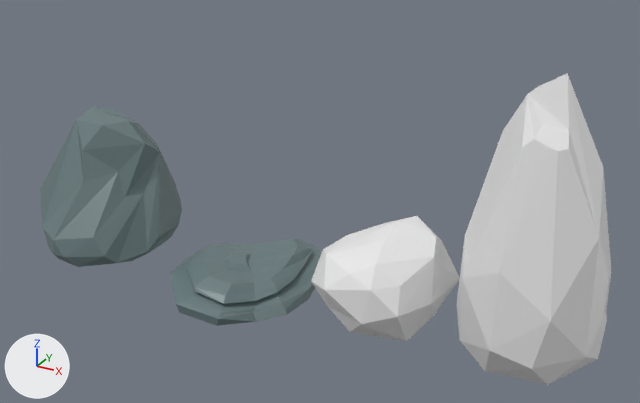
The Blender file assets/Stones.blend as it was, and as the next commit left it.
Both versions are drawn from a 50 mm lens placed at (9.66, -10.23, 6.76), pointed at (3.96, 0.14, 1.57). The lights are fixed; the arrows at lower left show +X, +Y and +Z.

The first picture shows 'Stone', 'Stone.001', 'Stone.002', 'Stone.003'.
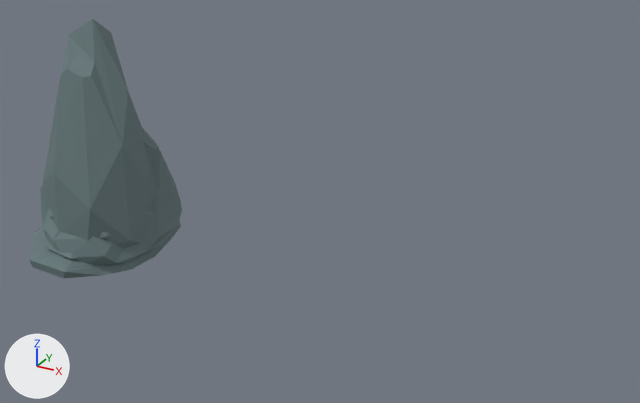
Boxes [x1, y1, x2, y2] around the edits, measured in the pictures (640 x 403 px):
'Stone.003', recoloured, moved
    before: [457, 73, 611, 385]
    after: [43, 19, 155, 248]
'Stone.002', recoloured, moved
    before: [311, 216, 460, 341]
    after: [49, 206, 176, 241]
'Stone.001', moved
    before: [170, 239, 321, 326]
    after: [29, 222, 182, 278]
'Stone', unchanged, covered by the edit
    before: [40, 107, 182, 267]
    after: [40, 128, 182, 265]

The change, as a list of edits to the scene's bpy script:
```text
Change me_icosphere_003:
    where me_icosphere_003.from_pydata(...)  # 43 vertices, 82 faces; spans x -0.85..0.97, y -0.9..0.97, z 0.0..1.52
    add me_icosphere_003.materials.append(mat_stone)  # cyan #697c7d
Change me_icosphere_004:
    where me_icosphere_004.from_pydata(...)  # 44 vertices, 66 faces; spans x -1.01..0.96, y -0.98..0.93, z -0.81..3.16
    add me_icosphere_004.materials.append(mat_stone)  # cyan #697c7d
Change ob_stone_001:
    ob_stone_001.location: (2.94, 0.0, 0.0) -> (0.0, 0.0, 0.0)
Change ob_stone_002:
    ob_stone_002.location: (5.04, 0.0, 0.0) -> (0.0, 0.0, 0.0)
Change ob_stone_003:
    ob_stone_003.location: (7.21, 0.0, 0.83) -> (0.0, 0.0, 0.72)
```
